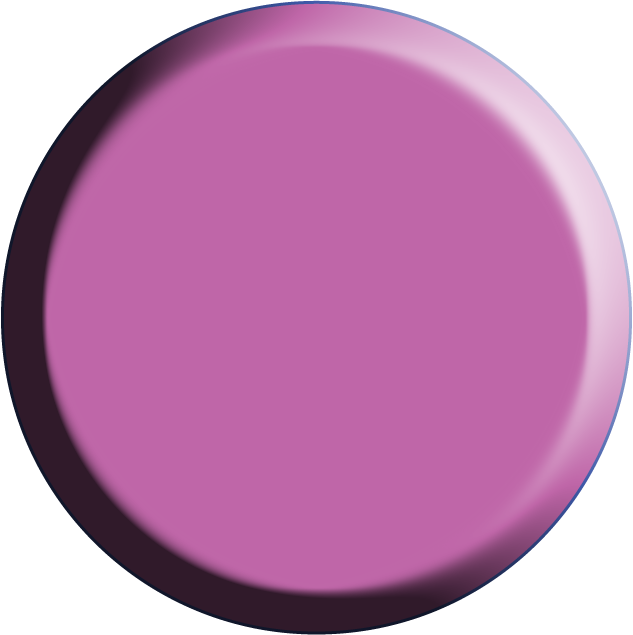
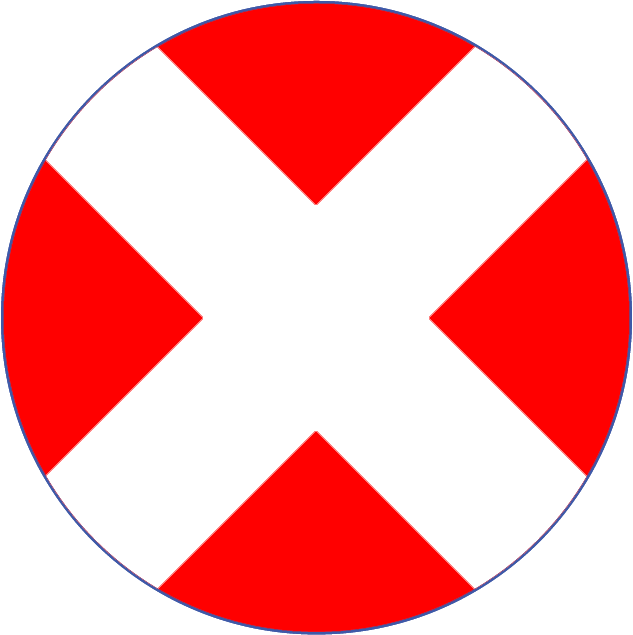
Before/after of a 633x635 layered artwork. What changed in the layer stack:
added layer "Layer 0 copy" above "Layer 0" over [1, 0, 632, 635]
